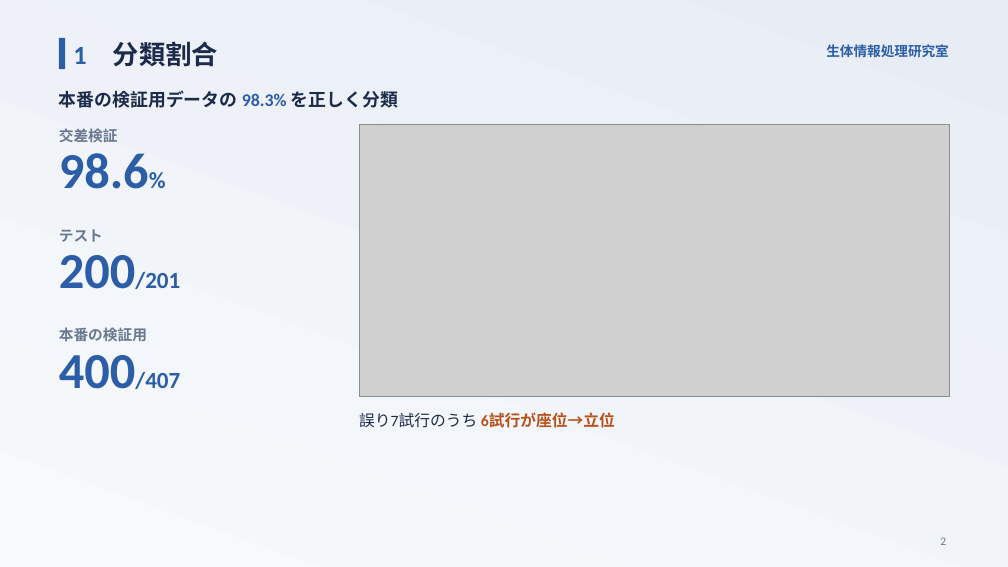
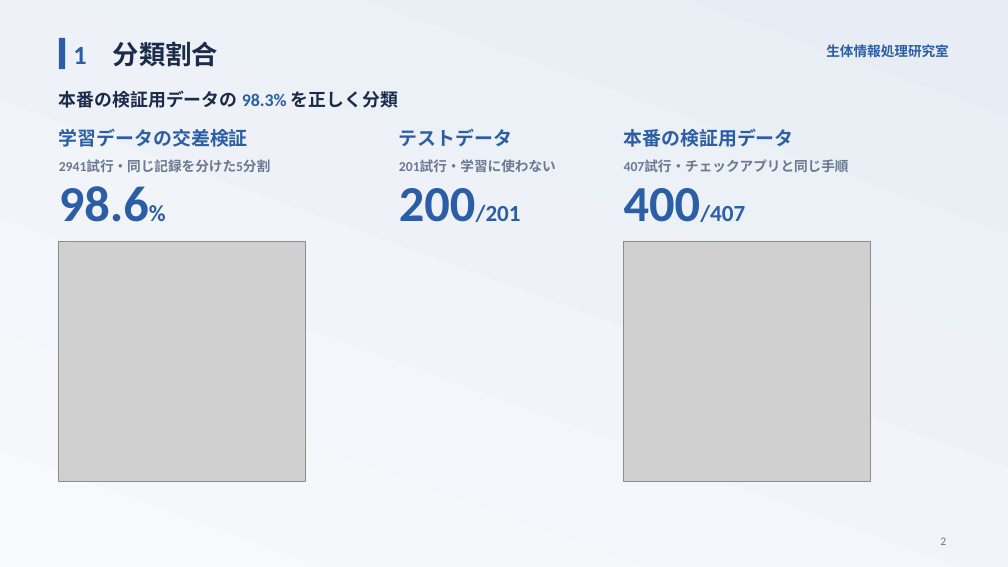
Before and after one commit to takuto-nohara/DataScienceContest, a slide deck: slide 2 of presentation/final_seitailab.pptx. Drawn at 1008x567 pixels with LibreOffice and Linux fonts; fonts in the diff are those of the drawing; grey boxes stand for pictures. Boxes give left, top, right and bottom in pixels: in the first picture for what was removed or moved away, otherwise in the second. Text is boxed around its words. In the diff, an @@ line names an element or a change of style, - is before the commit and + after.

```diff
--- a/presentation/final_seitailab.pptx
+++ b/presentation/final_seitailab.pptx
@@ text at bbox=[59, 129, 248, 147]: text changed; size 14 to 18 pt; text colour #6A7890 to #2B5EA7 @@
-交差検証
+学習データの交差検証
@@ picture removed at bbox=[359, 125, 950, 397] @@
@@ text at bbox=[399, 129, 512, 146]: text changed; size 14 to 18 pt; text colour #6A7890 to #2B5EA7 @@
-テスト
+テストデータ
@@ text at bbox=[624, 129, 794, 147]: text changed; size 14 to 18 pt; text colour #6A7890 to #2B5EA7 @@
-本番の検証用
+本番の検証用データ
@@ text added at bbox=[59, 160, 270, 172], 13 pt, text #6A7890, bold @@
+2941試行・同じ記録を分けた5分割
@@ text added at bbox=[399, 160, 556, 172], 13 pt, text #6A7890, bold @@
+201試行・学習に使わない
@@ text added at bbox=[624, 160, 849, 172], 13 pt, text #6A7890, bold @@
+407試行・チェックアプリと同じ手順
@@ text "98.6%": place and size @@
-text "98.6%" at bbox=[59, 153, 149, 189]
+text "98.6%" at bbox=[59, 186, 149, 222]
@@ text "200/201": place and size @@
-text "200/201" at bbox=[59, 255, 180, 289]
+text "200/201" at bbox=[399, 188, 521, 222]
@@ text "400/407": place and size @@
-text "400/407" at bbox=[59, 355, 180, 389]
+text "400/407" at bbox=[624, 188, 745, 222]
@@ picture added at bbox=[59, 242, 306, 482] @@
@@ picture added at bbox=[624, 242, 870, 482] @@
@@ text removed at bbox=[359, 413, 615, 428] @@
-誤り7試行のうち 6試行が座位→立位
```
Also in this commit, not shown: 5 other slides changed, 15 other files.
